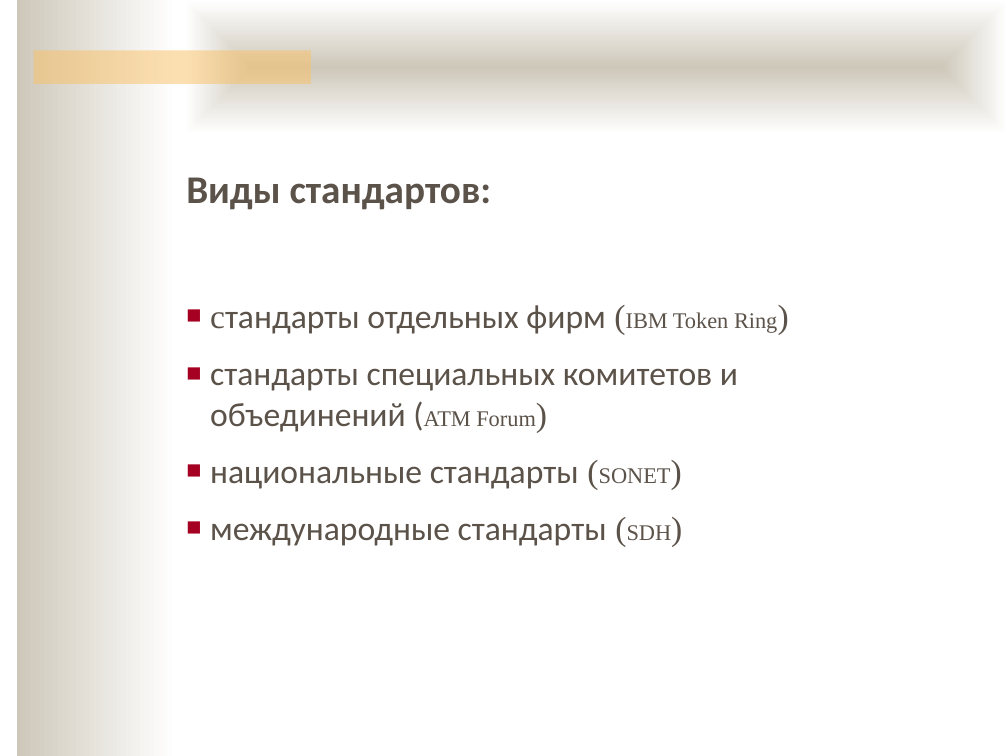
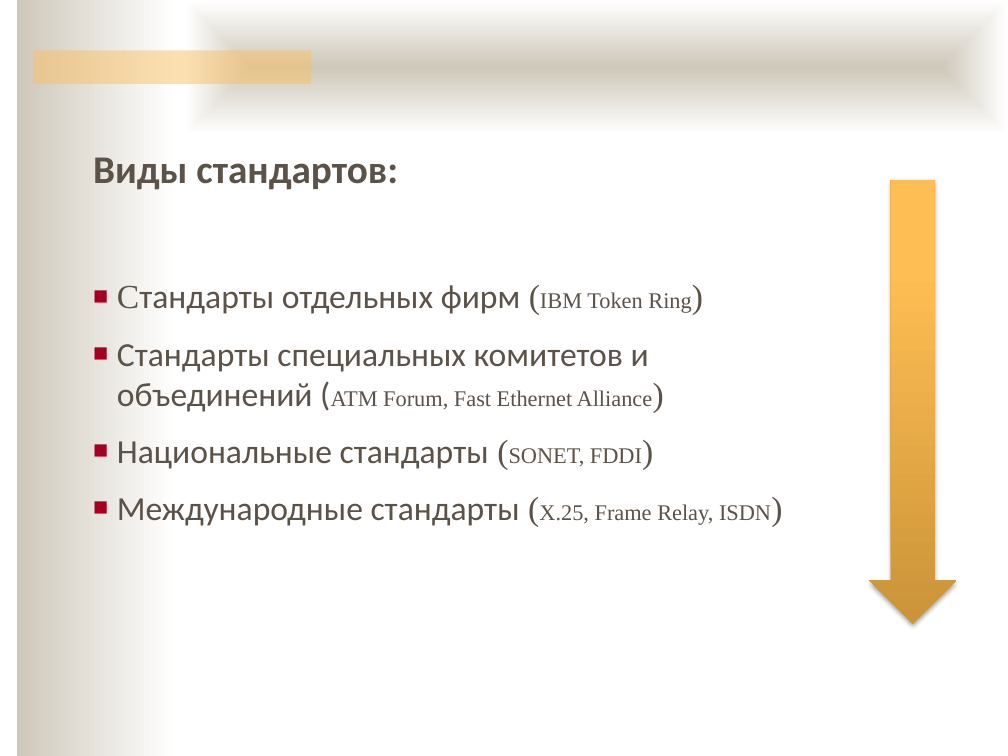
Before and after one commit to ukoloff/nets, a slide deck: slide 27 of 04.pptx (slide 26 before the commit). Drawn at 1008x756 pixels with LibreOffice and Linux fonts; fonts in the diff are those of the drawing; background and template pictures are left out. Boxes give left, top, right and bottom in pixels: in the first picture for what was removed or moved away, otherwise in the second. Text is boxed around its words. In the diff, an @@ line names an element or a change of style, - is before the commit and + after.

```diff
--- a/04.pptx
+++ b/04.pptx
@@ text "Виды стандартов:": place and size @@
-text "Виды стандартов:" at bbox=[186, 177, 777, 546]
+text "Виды стандартов:" at bbox=[93, 157, 771, 526]
@@ down arrow added at bbox=[869, 179, 957, 624], fill gradient #CB943A to #FFBE54 to #FFBF56 @@
@@ text at bbox=[117, 285, 771, 526]: text changed @@
-■ cтандарты отдельных фирм (IBM Token Ring)
-■ стандарты специальных комитетов и объединений (ATM Forum)
-■ национальные стандарты (SONET)
-■ международные стандарты (SDH)
+■ Стандарты отдельных фирм (IBM Token Ring)
+■ Стандарты специальных комитетов и объединений (ATM Forum, Fast Ethernet Alliance)
+■ Национальные стандарты (SONET, FDDI)
+■ Международные стандарты (X.25, Frame Relay, ISDN)
```
Also in this commit, not shown: 13 other slides changed, 8 slides added, 20 slides removed.
